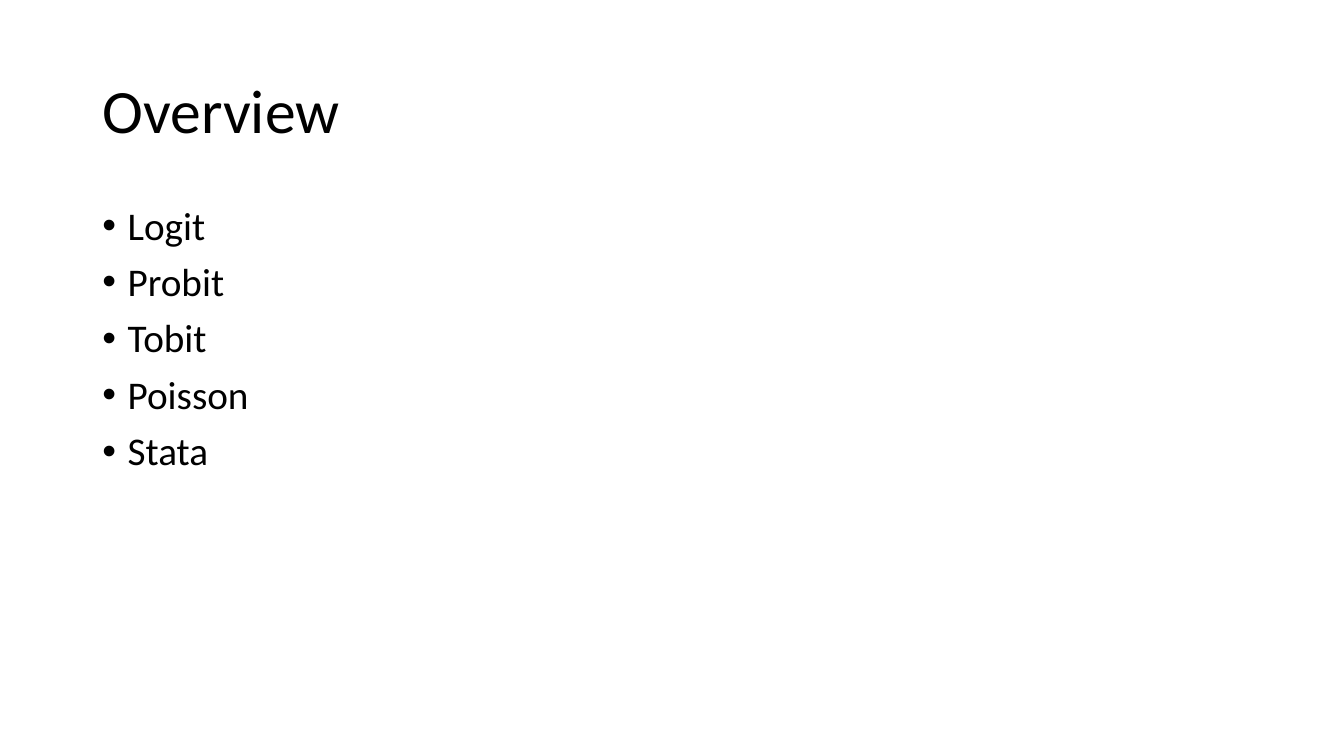
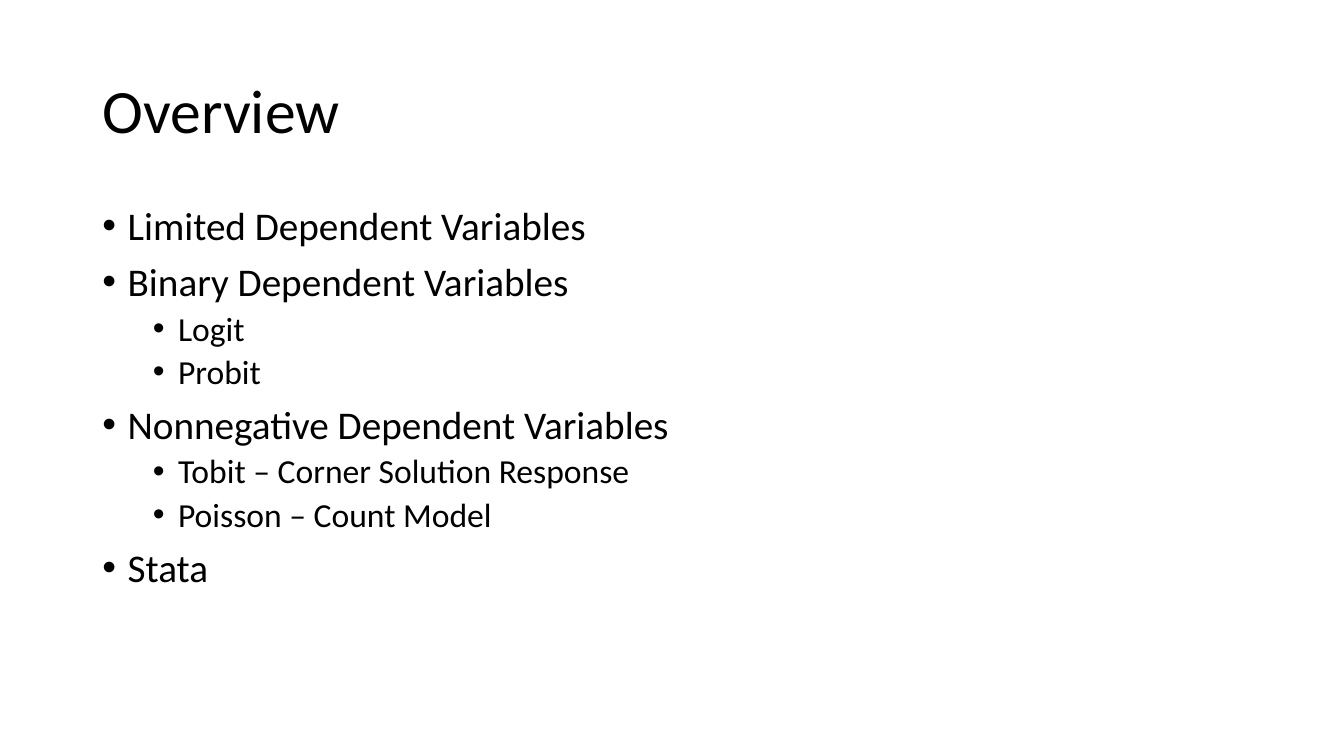
Before and after one commit to tmontgo/Econ645, a slide deck: slide 2 of Slides/Week_8_Limited_Dependent_Part1.pptx. Drawn at 1344x756 pixels with LibreOffice and Linux fonts; fonts in the diff are those of the drawing. Boxes give left, top, right and bottom in pixels: in the first picture for what was removed or moved away, otherwise in the second. Text is boxed around its words. In the diff, an @@ line names an element or a change of style, - is before the commit and + after.

```diff
--- a/Slides/Week_8_Limited_Dependent_Part1.pptx
+++ b/Slides/Week_8_Limited_Dependent_Part1.pptx
@@ text at bbox=[128, 212, 586, 303]: paragraphs added @@
+• Limited Dependent Variables
+• Binary Dependent Variables
@@ text at bbox=[178, 318, 261, 385]: size 28 to 24 pt in "Logit", "Probit"; list level 1 to 2 in "Logit"; list level 1 to 2 in "Probit" @@
@@ text at bbox=[128, 411, 669, 528]: text changed; size 28 to 24 pt @@
-• Tobit
-• Poisson
+• Nonnegative Dependent Variables
+  • Tobit – Corner Solution Response
+  • Poisson – Count Model
```
Also in this commit, not shown: 12 slides added, 2 other files.
